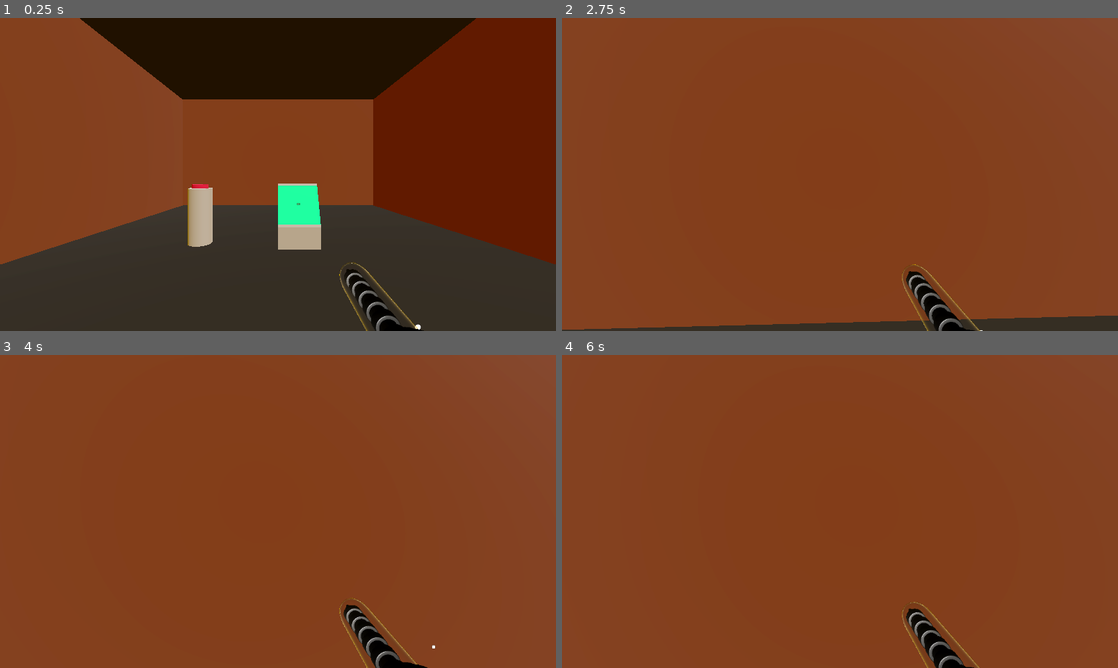
Above: before the commit, frames 1-4 (two rows, left to right).
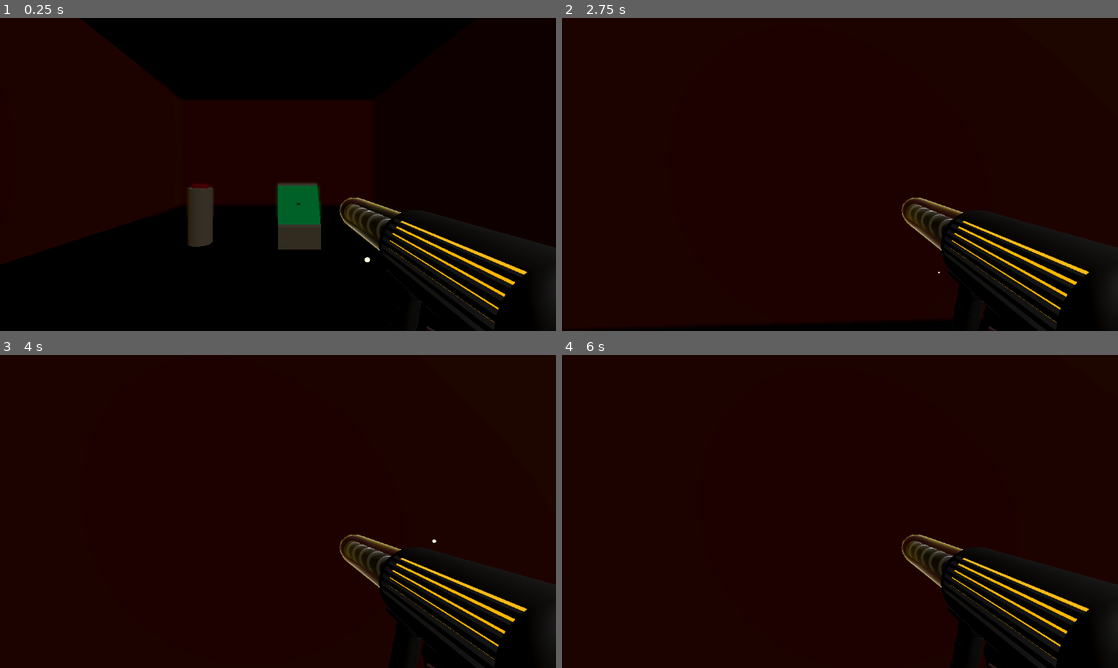
Above: after the commit, the same moments.

Repository: vaporvee/project-thought-experiment
Game: Godot game, scene res://scenes/levels/debug.tscn
Same seed, same stepped clock (60 frames per second), same inputs: the game is played once before the commit and once after it. This scene is started directly instead of the project's main scene.
Inputs (mouse positions are in pixels of both pictures, inside the frame that each line leads up to):
- Up to frame 1 (0.25 s): no input
- Up to frame 2 (2.75 s): tap Enter at 0.5 s; move the mouse to (867, 174) at 0.52 s; hold E (interact) 0.53-1.28 s; hold W (move_forward) from 0.53 s (still down); tap Space (jump) at 0.77, 1.52 s; move the mouse to (812, 174) at 1.27 s; tap E (interact) at 1.35, 2.3 s; move the mouse to (851, 168) at 2.02 s; press the mouse at (851, 168) at 2.03 s
- Up to frame 3 (4 s): keep holding W (move_forward); move the mouse to (272, 517) at 2.77 s; release the mouse at (272, 517) at 2.78 s; tap E (interact) at 2.85 s; tap Space (jump) at 3.02, 3.5, 3.77 s; move the mouse to (316, 514) at 3.52 s; hold E (interact) from 3.53 s (still down)
- Up to frame 4 (6 s): tap Enter at 4.25 s; move the mouse to (795, 508) at 4.27 s; release E (interact) at 4.28 s; click (795, 508) at 4.35 s; tap Space (jump) at 4.52, 5.75 s; tap E (interact) at 4.55, 5.85 s; move the mouse to (845, 511) at 5.02 s; hold E (interact) 5.03-5.78 s; move the mouse to (817, 505) at 5.77 s; release W (move_forward) at 5.78 s; hold D (move_right) from 5.78 s (still down)

The runs differ from the first frame. In frame 1, 99% of the frame differs, in the area x 0-100%, y 0-100%; in frame 2, 100%; in frame 3, 99%; in frame 4, 100%.

Commit message:
started adding completion system

Diff:
--- /dev/null
+++ b/scenes/completion_counter.tscn
@@ -0,0 +1,11 @@
+[gd_scene load_steps=3 format=3 uid="uid://6njtmij7sikl"]
+
+[ext_resource type="Script" path="res://scripts/completion_counter.gd" id="1_40xge"]
+
+[sub_resource type="BoxMesh" id="BoxMesh_w280a"]
+size = Vector3(1, 0.2, 0.1)
+
+[node name="CompletionCounter" type="MeshInstance3D"]
+editor_description = "The amount of signals it needs connected and fired to emit a signal"
+mesh = SubResource("BoxMesh_w280a")
+script = ExtResource("1_40xge")
--- /dev/null
+++ b/scenes/door.tscn
@@ -0,0 +1,63 @@
+[gd_scene load_steps=7 format=3 uid="uid://cy0x2nliyw8gw"]
+
+[ext_resource type="Script" path="res://scripts/door.gd" id="1_qix0h"]
+
+[sub_resource type="BoxMesh" id="BoxMesh_8iti4"]
+size = Vector3(1.5, 3, 0.2)
+
+[sub_resource type="BoxShape3D" id="BoxShape3D_pejvk"]
+size = Vector3(1.5, 3, 0.2)
+
+[sub_resource type="Animation" id="Animation_53g2p"]
+resource_name = "open"
+length = 0.5
+tracks/0/type = "value"
+tracks/0/imported = false
+tracks/0/enabled = true
+tracks/0/path = NodePath(".:position")
+tracks/0/interp = 1
+tracks/0/loop_wrap = true
+tracks/0/keys = {
+"times": PackedFloat32Array(0, 0.5),
+"transitions": PackedFloat32Array(1, 1),
+"update": 0,
+"values": [Vector3(0, 0, 0), Vector3(1.4, 0, 0)]
+}
+
+[sub_resource type="Animation" id="Animation_hlq2m"]
+length = 0.001
+tracks/0/type = "value"
+tracks/0/imported = false
+tracks/0/enabled = true
+tracks/0/path = NodePath(".:position")
+tracks/0/interp = 1
+tracks/0/loop_wrap = true
+tracks/0/keys = {
+"times": PackedFloat32Array(0),
+"transitions": PackedFloat32Array(1),
+"update": 0,
+"values": [Vector3(0, 0, 0)]
+}
+
+[sub_resource type="AnimationLibrary" id="AnimationLibrary_r8evj"]
+_data = {
+"RESET": SubResource("Animation_hlq2m"),
+"open": SubResource("Animation_53g2p")
+}
+
+[node name="Door" type="Node3D"]
+script = ExtResource("1_qix0h")
+
+[node name="MeshInstance3D" type="MeshInstance3D" parent="."]
+mesh = SubResource("BoxMesh_8iti4")
+
+[node name="StaticBody3D" type="StaticBody3D" parent="MeshInstance3D"]
+
+[node name="CollisionShape3D" type="CollisionShape3D" parent="MeshInstance3D/StaticBody3D"]
+shape = SubResource("BoxShape3D_pejvk")
+
+[node name="AnimationPlayer" type="AnimationPlayer" parent="."]
+root_node = NodePath("../MeshInstance3D")
+libraries = {
+"": SubResource("AnimationLibrary_r8evj")
+}
--- a/scenes/gravity_gun.tscn
+++ b/scenes/gravity_gun.tscn
@@ -67,14 +67,23 @@
 handle_input_locally = false
 gui_embed_subwindows = true
 size = Vector2i(1152, 648)
+size_2d_override_stretch = true
 render_target_update_mode = 4
 
 [node name="Node3D" type="Node3D" parent="SubViewportContainer/SubViewport"]
-transform = Transform3D(1, 0, 0, 0, 1, 0, 0, 0, 1, 0, -8, 0)
 
-[node name="MeshInstance3D" type="MeshInstance3D" parent="SubViewportContainer/SubViewport/Node3D"]
+[node name="DirectionalLight3D" type="DirectionalLight3D" parent="SubViewportContainer/SubViewport/Node3D"]
+transform = Transform3D(0.707107, -0.5, 0.5, 0, 0.707107, 0.707107, -0.707107, -0.5, 0.5, 0, 0, 0)
+directional_shadow_blend_splits = true
+sky_mode = 1
+metadata/_edit_lock_ = true
+
+[node name="Camera3D" type="Camera3D" parent="SubViewportContainer/SubViewport/Node3D"]
+
+[node name="MeshInstance3D" type="MeshInstance3D" parent="SubViewportContainer/SubViewport/Node3D/Camera3D"]
 transform = Transform3D(0.00445237, 0.182181, 0.983255, 0.0240231, 0.982961, -0.182236, -0.999701, 0.0244322, -4.29794e-08, 0.895815, -0.569743, -1.63173)
 mesh = ExtResource("1_803cf")
+skeleton = NodePath("../..")
 surface_material_override/0 = ExtResource("2_qrl87")
 surface_material_override/1 = SubResource("ShaderMaterial_twwch")
 surface_material_override/2 = ExtResource("4_expk1")
@@ -82,7 +91,7 @@
 surface_material_override/4 = ExtResource("6_ocwsh")
 surface_material_override/5 = ExtResource("7_c1s4a")
 
-[node name="GPUParticles3D" type="GPUParticles3D" parent="SubViewportContainer/SubViewport/Node3D/MeshInstance3D"]
+[node name="GPUParticles3D" type="GPUParticles3D" parent="SubViewportContainer/SubViewport/Node3D/Camera3D/MeshInstance3D"]
 transform = Transform3D(1, 0, 0, 0, 1, 0, 0, 0, 1, -0.20308, -0.000130415, 0.165362)
 emitting = false
 lifetime = 5.0
@@ -91,7 +100,7 @@
 process_material = SubResource("ParticleProcessMaterial_yttr4")
 draw_pass_1 = SubResource("QuadMesh_wtlns")
 
-[node name="GPUParticles3D2" type="GPUParticles3D" parent="SubViewportContainer/SubViewport/Node3D/MeshInstance3D"]
+[node name="GPUParticles3D2" type="GPUParticles3D" parent="SubViewportContainer/SubViewport/Node3D/Camera3D/MeshInstance3D"]
 transform = Transform3D(1, 0, 0, 0, 1, 0, 0, 0, 1, -0.173204, 0.0331628, -0.182098)
 lifetime = 5.0
 randomness = 0.5
@@ -99,7 +108,7 @@
 process_material = SubResource("ParticleProcessMaterial_yttr4")
 draw_pass_1 = SubResource("QuadMesh_wtlns")
 
-[node name="GPUParticles3D3" type="GPUParticles3D" parent="SubViewportContainer/SubViewport/Node3D/MeshInstance3D"]
+[node name="GPUParticles3D3" type="GPUParticles3D" parent="SubViewportContainer/SubViewport/Node3D/Camera3D/MeshInstance3D"]
 transform = Transform3D(1, 0, 0, 0, 1, 0, 0, 0, 1, -0.132698, 0.304665, 0.0594321)
 lifetime = 5.0
 randomness = 0.5
@@ -107,11 +116,6 @@
 process_material = SubResource("ParticleProcessMaterial_yttr4")
 draw_pass_1 = SubResource("QuadMesh_wtlns")
 
-[node name="GPUParticlesCollisionBox3D" type="GPUParticlesCollisionBox3D" parent="SubViewportContainer/SubViewport/Node3D/MeshInstance3D"]
+[node name="GPUParticlesCollisionBox3D" type="GPUParticlesCollisionBox3D" parent="SubViewportContainer/SubViewport/Node3D/Camera3D/MeshInstance3D"]
 transform = Transform3D(0.999923, -0.012392, 0.000616441, 0.0123854, 0.999875, 0.00980631, -0.000737865, -0.00979792, 0.999952, 0.358337, 0.108517, -0.0012207)
 size = Vector3(1.17664, 0.301201, 0.299805)
-
-[node name="Camera3D" type="Camera3D" parent="SubViewportContainer/SubViewport/Node3D"]
-
-[node name="DirectionalLight3D" type="DirectionalLight3D" parent="SubViewportContainer/SubViewport/Node3D"]
-transform = Transform3D(0.991671, 0, -0.128796, 0, 1, 0, 0.128796, 0, 0.991671, 0, 0, 0)
--- a/scenes/levels/debug.tscn
+++ b/scenes/levels/debug.tscn
@@ -1,9 +1,11 @@
-[gd_scene load_steps=7 format=3 uid="uid://ckad8stc13n83"]
+[gd_scene load_steps=9 format=3 uid="uid://ckad8stc13n83"]
 
 [ext_resource type="PackedScene" uid="uid://gg5ph541e4p3" path="res://scenes/player.tscn" id="1_2585i"]
 [ext_resource type="PackedScene" uid="uid://ddwkhfly2xyyt" path="res://models/interior.obj" id="1_lphcl"]
 [ext_resource type="PackedScene" uid="uid://b8bvidqu7tmfs" path="res://scenes/objects/interactables/task_terminal.tscn" id="3_30m3x"]
 [ext_resource type="PackedScene" uid="uid://dqy8bqf1chm8c" path="res://scenes/objects/interactables/button_stand.tscn" id="4_cruoa"]
+[ext_resource type="PackedScene" uid="uid://6njtmij7sikl" path="res://scenes/completion_counter.tscn" id="5_lo1l3"]
+[ext_resource type="PackedScene" uid="uid://cy0x2nliyw8gw" path="res://scenes/door.tscn" id="6_853p2"]
 
 [sub_resource type="StandardMaterial3D" id="StandardMaterial3D_780x3"]
 albedo_color = Color(0.133333, 0.133333, 0.133333, 1)
@@ -38,4 +40,16 @@
 [node name="ButtonStand" parent="." instance=ExtResource("4_cruoa")]
 transform = Transform3D(1, 0, 0, 0, 1, 0, 0, 0, 1, -2, 0.7, 0)
 
+[node name="CompletionCounter" parent="." node_paths=PackedStringArray("nodes_needed") instance=ExtResource("5_lo1l3")]
+transform = Transform3D(1, 0, 0, 0, 1, 0, 0, 0, 1, -0.0617981, 3.05379, 6.24098)
+nodes_needed = [NodePath("../ButtonStand"), NodePath("../ButtonStand2")]
+
+[node name="Door" parent="." instance=ExtResource("6_853p2")]
+transform = Transform3D(1, 0, 0, 0, 1, 0, 0, 0, 1, -0.1, 1.425, 6.64)
+
+[node name="ButtonStand2" parent="." instance=ExtResource("4_cruoa")]
+transform = Transform3D(1, 0, 0, 0, 1, 0, 0, 0, 1, 3, 0.7, 4)
+
+[connection signal="unlock" from="CompletionCounter" to="Door" method="open"]
+
 [editable path="interior"]
--- a/scenes/objects/interactables/button_stand.tscn
+++ b/scenes/objects/interactables/button_stand.tscn
@@ -1,7 +1,7 @@
 [gd_scene load_steps=11 format=3 uid="uid://dqy8bqf1chm8c"]
 
 [ext_resource type="PackedScene" uid="uid://dm8l36ephydnl" path="res://scenes/interaction_area.tscn" id="1_0okd0"]
-[ext_resource type="Script" path="res://scripts/interactables/button_stand.gd" id="1_uieqm"]
+[ext_resource type="Script" path="res://scripts/interactables/completer/button_stand.gd" id="1_gkcm2"]
 
 [sub_resource type="CylinderShape3D" id="CylinderShape3D_jpuiw"]
 height = 1.4
@@ -25,6 +25,21 @@
 bottom_radius = 0.2
 height = 0.1
 
+[sub_resource type="Animation" id="Animation_y5bt0"]
+length = 0.001
+tracks/0/type = "value"
+tracks/0/imported = false
+tracks/0/enabled = true
+tracks/0/path = NodePath("Button:position")
+tracks/0/interp = 1
+tracks/0/loop_wrap = true
+tracks/0/keys = {
+"times": PackedFloat32Array(0),
+"transitions": PackedFloat32Array(1),
+"update": 0,
+"values": [Vector3(0, 0.750413, 0)]
+}
+
 [sub_resource type="Animation" id="Animation_stg1c"]
 resource_name = "press"
 length = 0.2
@@ -41,21 +56,6 @@
 "values": [Vector3(0, 0.750413, 0), Vector3(0, 0.67, 0), Vector3(0, 0.75, 0)]
 }
 
-[sub_resource type="Animation" id="Animation_y5bt0"]
-length = 0.001
-tracks/0/type = "value"
-tracks/0/imported = false
-tracks/0/enabled = true
-tracks/0/path = NodePath("Button:position")
-tracks/0/interp = 1
-tracks/0/loop_wrap = true
-tracks/0/keys = {
-"times": PackedFloat32Array(0),
-"transitions": PackedFloat32Array(1),
-"update": 0,
-"values": [Vector3(0, 0.750413, 0)]
-}
-
 [sub_resource type="AnimationLibrary" id="AnimationLibrary_um1vs"]
 _data = {
 "RESET": SubResource("Animation_y5bt0"),
@@ -63,7 +63,7 @@
 }
 
 [node name="ButtonStand" type="StaticBody3D"]
-script = ExtResource("1_uieqm")
+script = ExtResource("1_gkcm2")
 
 [node name="CollisionShape3D" type="CollisionShape3D" parent="."]
 shape = SubResource("CylinderShape3D_jpuiw")
--- a/scenes/player.tscn
+++ b/scenes/player.tscn
@@ -1,10 +1,26 @@
-[gd_scene load_steps=4 format=3 uid="uid://gg5ph541e4p3"]
+[gd_scene load_steps=8 format=3 uid="uid://gg5ph541e4p3"]
 
 [ext_resource type="Script" path="res://scripts/player.gd" id="1_8d33x"]
 [ext_resource type="PackedScene" uid="uid://cl6gw3huejnrl" path="res://scenes/gravity_gun.tscn" id="2_ahuce"]
+[ext_resource type="Script" path="res://shaders/gdscript_assist/ddof.gd" id="2_jg7te"]
+[ext_resource type="Shader" path="res://shaders/ddof.gdshader" id="2_rpqdy"]
 
 [sub_resource type="CapsuleShape3D" id="CapsuleShape3D_2qx4s"]
 height = 1.9
+
+[sub_resource type="ShaderMaterial" id="ShaderMaterial_52bjo"]
+render_priority = 0
+shader = ExtResource("2_rpqdy")
+shader_parameter/ray_position = null
+shader_parameter/blur_strength = 3
+shader_parameter/blur_falloff = 7.0
+shader_parameter/blur_near = 20.0
+shader_parameter/blur_far = 200.0
+
+[sub_resource type="QuadMesh" id="QuadMesh_dicpk"]
+material = SubResource("ShaderMaterial_52bjo")
+flip_faces = true
+size = Vector2(2, 2)
 
 [node name="Player" type="CharacterBody3D"]
 script = ExtResource("1_8d33x")
@@ -16,6 +32,12 @@
 transform = Transform3D(1, 0, 0, 0, 1, 0, 0, 0, 1, 0, 0.8, 0)
 current = true
 
+[node name="DDOF" type="MeshInstance3D" parent="Camera3D"]
+transform = Transform3D(1, 0, 0, 0, 1, 0, 0, 0, 1, 0, 0, -1)
+visible = false
+mesh = SubResource("QuadMesh_dicpk")
+script = ExtResource("2_jg7te")
+
 [node name="GravityGun" parent="." instance=ExtResource("2_ahuce")]
 
 [editable path="GravityGun"]
--- /dev/null
+++ b/scripts/completion_counter.gd
@@ -0,0 +1,16 @@
+extends Node
+
+signal unlock
+
+@export var nodes_needed: Array[Completer]
+var uncompleted: int
+
+func _ready():
+	uncompleted = nodes_needed.size()
+	for node in nodes_needed:
+		node.completed.connect(complete)
+
+func complete():
+	uncompleted -= 1
+	if uncompleted == 0:
+		unlock.emit()
--- /dev/null
+++ b/scripts/door.gd
@@ -0,0 +1,5 @@
+extends Node3D
+
+@onready var anim: AnimationPlayer = $AnimationPlayer
+
+func open(): anim.play("open")
--- a/scripts/interactables/button_stand.gd
+++ b/scripts/interactables/completer/button_stand.gd
@@ -1,6 +1,7 @@
-extends StaticBody3D
+extends Completer
 
 @onready var animation_player: AnimationPlayer = $AnimationPlayer
 
 func _on_interaction_area_interacted():
 	animation_player.play("press")
+	completed.emit()
--- /dev/null
+++ b/scripts/interactables/completer/completer_base.gd
@@ -0,0 +1,4 @@
+extends Node
+class_name Completer
+
+signal completed
--- a/scripts/player.gd
+++ b/scripts/player.gd
@@ -15,6 +15,7 @@
 func _ready() -> void:
 	capture()
 	camera.make_current()
+	$Camera3D/DDOF.show() # Würde den spieler im editor unsichtbar machen
 
 func _physics_process(delta: float) -> void:
 	gun_cam.transform = camera.transform
--- /dev/null
+++ b/shaders/ddof.gdshader
@@ -0,0 +1,51 @@
+shader_type spatial;
+render_mode unshaded, cull_back;
+
+uniform vec3 ray_position;
+uniform int blur_strength: hint_range(1,8) = 3;
+uniform float blur_falloff: hint_range(1.0, 20.0) = 7.0;
+uniform float blur_near: hint_range(0.0, 100.0) = 20.0;
+uniform float blur_far: hint_range(0.0, 250.0) = 200.0;
+uniform sampler2D depth_texture : source_color, hint_depth_texture, filter_linear;
+uniform sampler2D screen_texture : hint_screen_texture, repeat_disable, filter_linear;
+
+void vertex() {
+	POSITION = vec4(VERTEX, 1.0);
+}
+
+// Configurable Box Blur by Nighteyes -> https://godotshaders.com/shader/configurable-box-blur/
+vec3 blur_size(sampler2D tex,vec2 uv, vec2 pixelSize) {
+	vec2 pixel = uv / pixelSize;
+	int x_min = max(int(pixel.x) - blur_strength, 0);
+	int y_min = max(int(pixel.y) - blur_strength, 0);
+	int x_max = min(int(pixel.x) + blur_strength, int(1.0 / pixelSize.x));
+	int y_max = min(int(pixel.y) + blur_strength, int(1.0 / pixelSize.y));
+
+	int count = 0;
+	vec3 color = vec3(0.0);
+	for(int x = x_min; x <= x_max; x++) {
+		for(int y = y_min; y <= y_max; y++) {
+			color += texture(tex, vec2(float(x), float(y)) * pixelSize).rgb;
+			count++;
+		}
+	}
+	return color / float(count);
+}
+
+void fragment() {
+	float dist = distance(CAMERA_POSITION_WORLD, ray_position);
+	float depth = texture(depth_texture, SCREEN_UV).r;
+	depth = depth * 2.0 - 1.0;
+	float z = -PROJECTION_MATRIX[3][2] / (depth + PROJECTION_MATRIX[2][2]);
+	z = z + dist/2.0;
+
+	// Calculate clear/blur threshold
+	float w = dist/blur_falloff;
+	float dz = dist >= blur_far ? 1.0 : (1.0 - smoothstep(0.001, w, -(z + w)));
+	dz *= dist <= blur_near ? 1.0 : smoothstep(0.001, w, -(z - w));
+
+	vec3 screen = texture(screen_texture, SCREEN_UV).rgb;
+	vec3 blur = blur_size(screen_texture, SCREEN_UV, 1.0/VIEWPORT_SIZE);
+
+	ALBEDO = mix(blur, screen, dz);
+}
--- /dev/null
+++ b/shaders/gdscript_assist/ddof.gd
@@ -0,0 +1,15 @@
+extends MeshInstance3D
+
+var DOF_LENGTH = 250;
+var COLLISION_MASK = 1;
+
+func _physics_process(_delta):
+	var end = global_position - global_transform.basis.z * DOF_LENGTH
+
+	var rayParams = PhysicsRayQueryParameters3D.create(global_position, end, COLLISION_MASK)
+	var ray = get_world_3d().direct_space_state.intersect_ray(rayParams)
+	if !ray.is_empty():
+		end = ray["position"]
+
+	var sm = get_active_material(0) as ShaderMaterial
+	sm.set_shader_parameter("ray_position", end)
